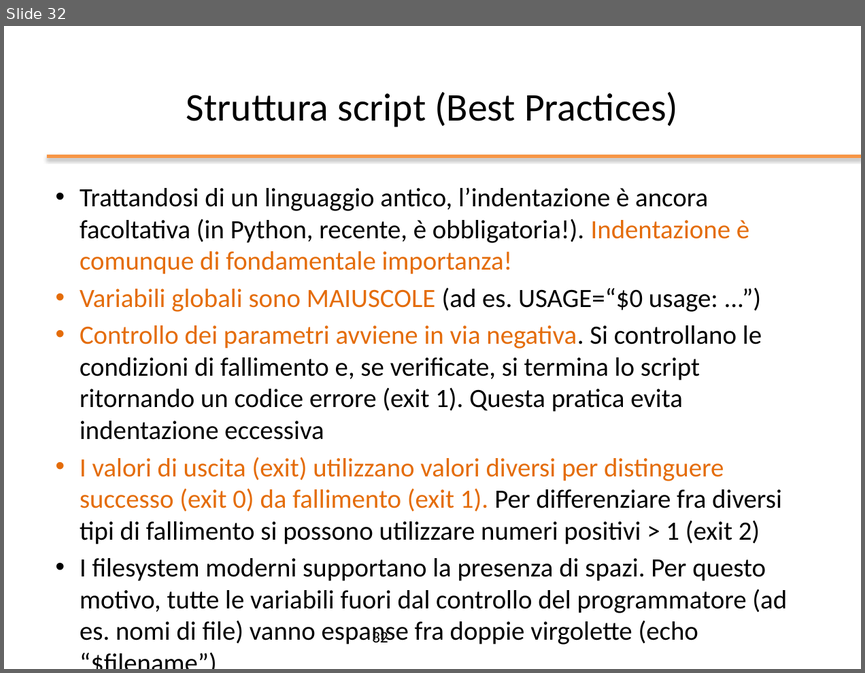
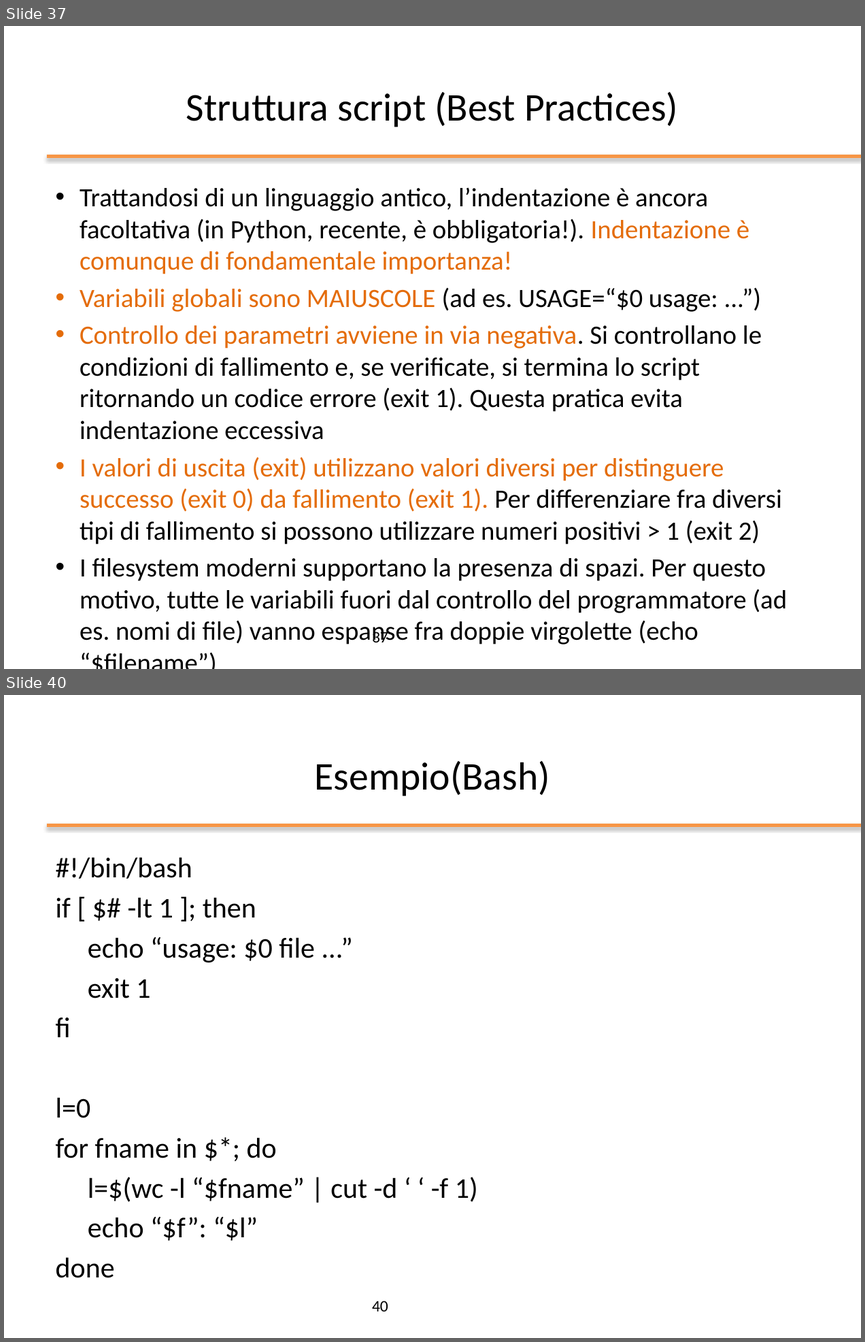
Before and after one commit to nbicocchi/operatingsystemsbsc, a slide deck: slides/ppt/03_Bash Scripting.pptx. Shown one above the other, each under a label of ours: slide 32 before the commit, slides 37 and 40 after it; the slides between them are not shown. The pictures are 865x673 and 865x1342 pixels, drawn with LibreOffice and Linux fonts; fonts in the diff are those of the drawing; background and template pictures are left out. Boxes give left, top, right and bottom in pixels: in the first picture for what was removed or moved away, otherwise in the second. Text is boxed around its words. In the diff, an @@ line names an element or a change of style, - is before the commit and + after.

```diff
--- a/slides/ppt/03_Bash Scripting.pptx
+++ b/slides/ppt/03_Bash Scripting.pptx
@@ slide 40 added at <box>4,695,861,1338</box>, background #FFFFFF; not listed: 1 template element that a slide beside it also shows @@
@@ title added at <box>315,761,550,796</box>, 33 pt, text #000000 @@
+Esempio(Bash)
@@ text added at <box>56,857,478,1278</box>, 24 pt, text #000000 @@
+#!/bin/bash
+if [ $# -lt 1 ]; then
+echo “usage: $0 file ...”
+exit 1
+fi
+l=0
+for fname in $*; do
+l=$(wc -l “$fname” | cut -d ‘ ‘ -f 1)
+echo “$f”: “$l”
+done
@@ page number added at <box>372,1300,388,1311</box>, 13.5 pt, text #000000 @@
+40
@@ what was slide 32 is now slide 37 @@
@@ page number at <box>372,628,388,642</box>: text changed @@
-32
+37
```
Also in this commit, not shown: 1 slide changed, 9 other slides added, 5 other files.
